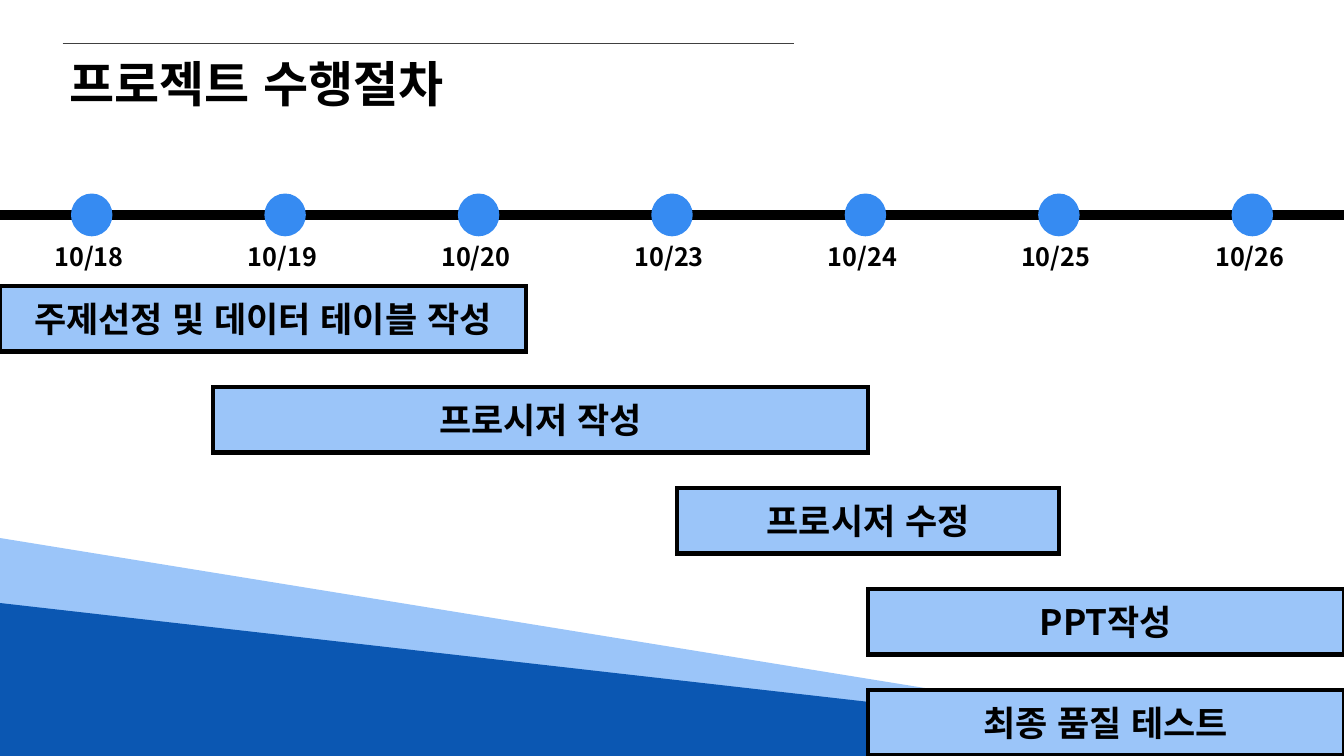
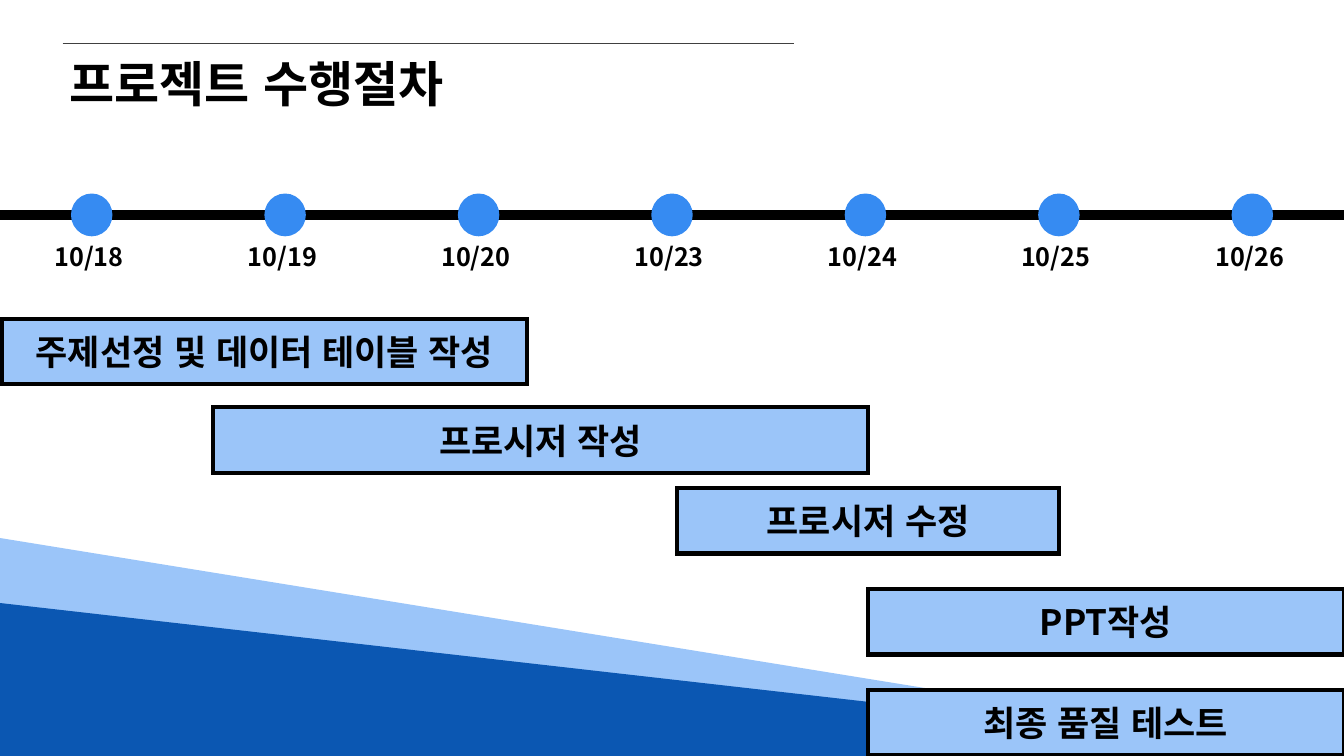
Before and after one commit to Hyno2/SQL-Project, a slide deck: slide 10 of PPT/앉아써 팀 오라클(편의점).pptx. Drawn at 1344x756 pixels with LibreOffice and Linux fonts; fonts in the diff are those of the drawing. Boxes give left, top, right and bottom in pixels: in the first picture for what was removed or moved away, otherwise in the second. Text is boxed around its words. In the diff, an @@ line names an element or a change of style, - is before the commit and + after.

```diff
--- a/PPT/앉아써 팀 오라클(편의점).pptx
+++ b/PPT/앉아써 팀 오라클(편의점).pptx
@@ rectangle "주제선정 및 데이터 테이블 작성": place and size @@
-rectangle "주제선정 및 데이터 테이블 작성" at bbox=[0, 286, 526, 352]
+rectangle "주제선정 및 데이터 테이블 작성" at bbox=[1, 319, 527, 384]
@@ rectangle "프로시저 작성": place and size @@
-rectangle "프로시저 작성" at bbox=[213, 387, 868, 453]
+rectangle "프로시저 작성" at bbox=[213, 407, 868, 473]
```
